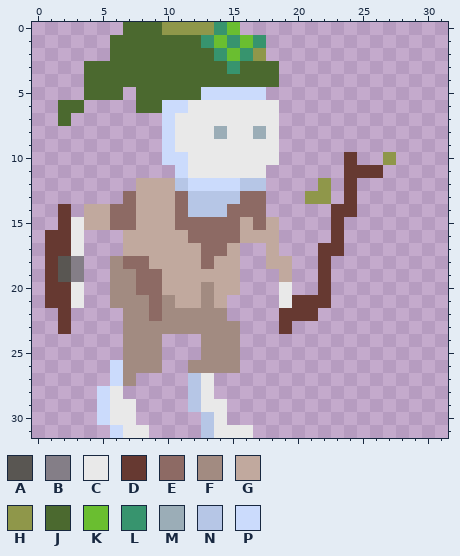
Two states of a pixel-art sprite, res/Doug's Sprites/DougTheAdventurer3.png. The first picture shows the starting point.
The file is 32x32 pixels. The old version is drawn lined up with the new one.
Palette (. is transparent): A #595652  B #847e87  C #e9e9e9  D #663931  E #8d6a64  F #a28b81  G #c1a99e  H #8f974a  J #4b692f  K #6abe30  L #37946e  M #9badb7  N #b6c6e6  P #cbdbfc
Now the later version:
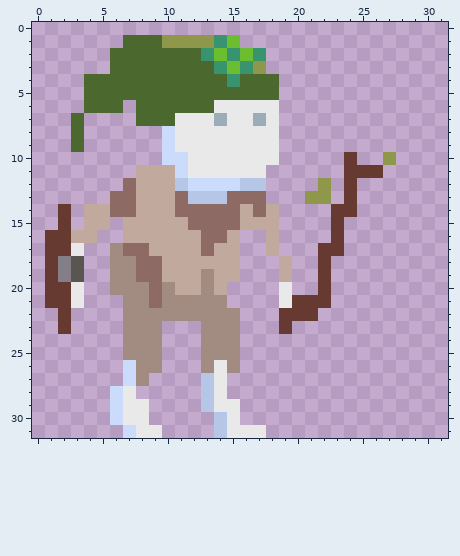
Changes in this commit:
whole drawing moved by -4,+0 (the old picture is shown already moved)
@@ palette @@
-A #595652
+A #847e87
-B #847e87
+B #595652
@@ x 0..20 @@
- 0 .......JJJHHHHLK.....
- 1 ......JJJJJJJLKLKL...
- 2 ......JJJJJJJJLKLH...
- 3 ....JJJJJJJJJJJLJJJ..
- 4 ....JJJJJJJJJJJJJJJ..
- 5 ....JJJ.JJJJJPPPPP...
- 6 ..JJ....JJPPCCCCCCC..
- 7 ..J.......PCCCCCCCC..
- 8 ..........PCCCMCCMC..
- 9 ..........PCCCCCCCC..
+ 0 .....................
+ 1 .......JJJHHHHLK.....
+ 2 ......JJJJJJJLKLKL...
+ 3 ......JJJJJJJJLKLH...
+ 4 ....JJJJJJJJJJJLJJJ..
+ 5 ....JJJJJJJJJJJJJJJ..
+ 6 ....JJJ.JJJJJJCCCCC..
+ 7 ...J....JJJCCCMCCMC..
+ 8 ...J......PCCCCCCCC..
+ 9 ...J......PCCCCCCCC..
 10 ..........PPCCCCCCC..
-11 ...........PCCCCCC...
-12 ........GGGNPPPPNN...
-13 .......EGGGENNNNEE...
-14 ..D.GGEEGGGENNNEEE...
-15 ..DCGGEEGGGEEEEEGEG..
-16 .DDC...GGGGGEEEEGGG..
-17 .DDC...GGGGGGEEG..G..
-18 .DAB..FEEGGGGEGG..GG.
-19 .DAB..FFEEGGGGGG...G.
-20 .DDC..FFEEGGGFGG...C.
-21 .DDC..FFFEFGGFG....CD
-22 ..D....FFEFFFFF....DD
-23 ..D....FFFFFFFFF...D.
+11 ........GGGPCCCCCC...
+12 .......EGGGNPPPPNN...
+13 ......EEGGGENNNEEE...
+14 ..D.GGEEGGGEEEEEGEG..
+15 ..D.GG.GGGGGEEEEGGG..
+16 .DDGG..GGGGGGEEG..G..
+17 .DDC..FEEGGGGEGG..G..
+18 .DAB..FFEEGGGGGG...G.
+19 .DAB..FFEEGGGFGG...G.
+20 .DDC..FFFEFGGFG....C.
+21 .DDC...FFEFFFFF....CD
+22 ..D....FFFFFFFFF...DD
+23 ..D....FFF...FFF...D.
 24 .......FFF...FFF.....
 25 .......FFF...FFF.....
-26 ......PFFF..FFFF.....
-27 ......PF....NC.......
-28 .....PC.....NC.......
-29 .....PCC....NCC......
-30 .....PCC.....NC......
-31 ......PCC....NCCC....
+26 .......PFF...FCF.....
+27 .......PF....NC......
+28 ......PC.....NC......
+29 ......PCC....NCC.....
+30 ......PCC.....NC.....
+31 .......PCC....NCCC...
Changed places in both pictures, as pixel boxes (x1, y1, x2, y2):
changed: (58, 22, 279, 438)
